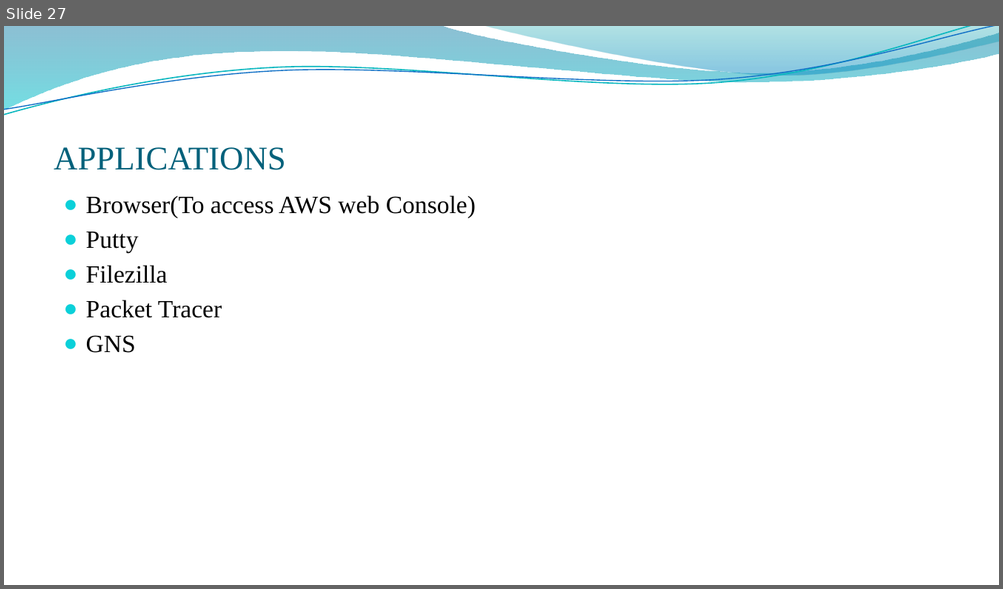
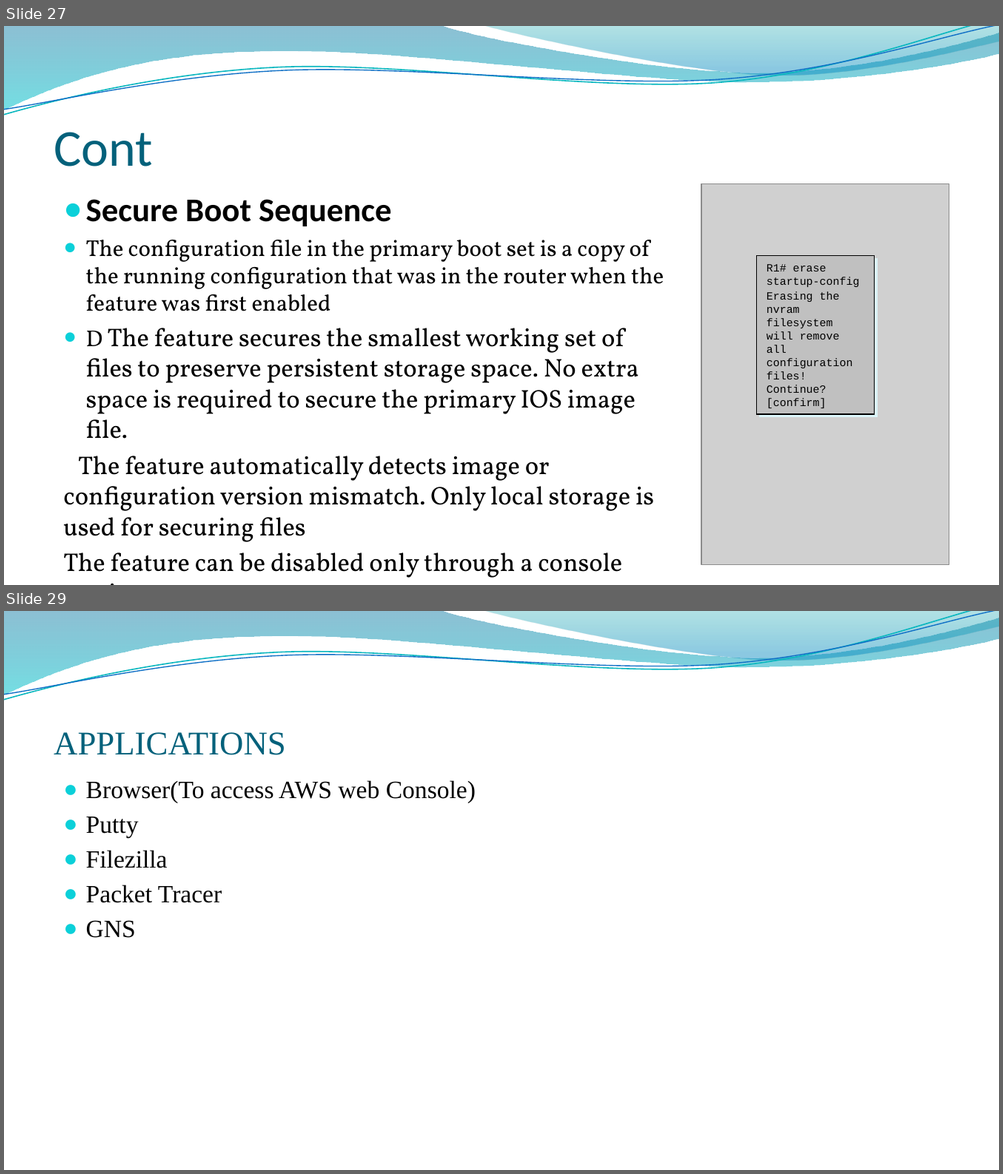
Before and after one commit to kranthimeraki/4-2-Project, a slide deck: Project PPts/Project Review-1 (1).pptx. Shown one above the other, each under a label of ours: slide 27 before the commit, slides 27 and 29 after it; the slides between them are not shown. The pictures are 1003x589 and 1003x1174 pixels, drawn with LibreOffice and Linux fonts; fonts in the diff are those of the drawing; grey boxes stand for pictures; background and template pictures are left out. Boxes give left, top, right and bottom in pixels: in the first picture for what was removed or moved away, otherwise in the second. Text is boxed around its words. In the diff, an @@ line names an element or a change of style, - is before the commit and + after.

```diff
--- a/Project PPts/Project Review-1 (1).pptx
+++ b/Project PPts/Project Review-1 (1).pptx
@@ slide 27 added at (x1=4, y1=26, x2=999, y2=585), background picture (left out); not listed: 4 template elements that a slide beside it also shows @@
@@ title added at (x1=54, y1=132, x2=153, y2=167), 37.5 pt, text #04617B @@
+Cont
@@ text added at (x1=63, y1=199, x2=663, y2=578), 18.5 pt, text #000000 @@
+● Secure Boot Sequence
+● The configuration file in the primary boot set is a copy of the running configuration that was in the router when the feature was first enabled
+● D The feature secures the smallest working set of files to preserve persistent storage space. No extra space is required to secure the primary IOS image file.
+The feature automatically detects image or configuration version mismatch. Only local storage is used for securing files
+The feature can be disabled only through a console session
@@ picture added at (x1=701, y1=184, x2=949, y2=565) @@
@@ rectangle added at (x1=756, y1=255, x2=874, y2=414), fill #C0C0C0, outline #000000 0.75 pt, 8 pt, text #000000 @@
+R1# erase startup-config
+Erasing the nvram filesystem will remove all configuration files! Continue? [confirm]
@@ what was slide 27 is now slide 29 @@
```
Also in this commit, not shown: 3 slides changed, 2 other slides added, 1 slide removed, 29 other files.
